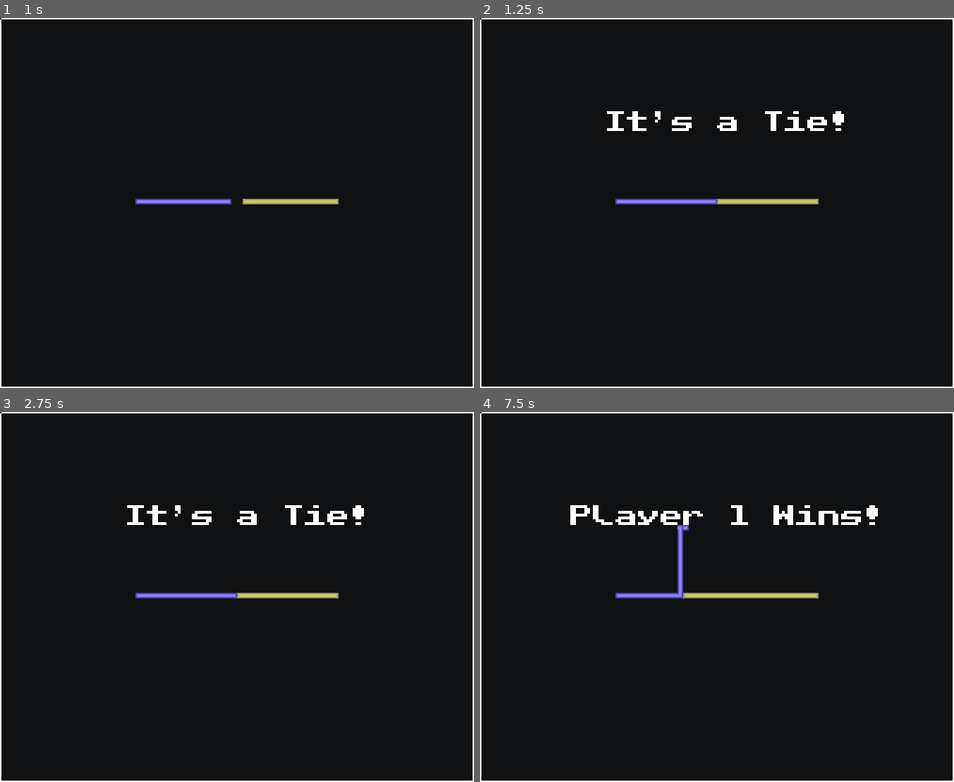
Above: before the commit, frames 1-4 (two rows, left to right).
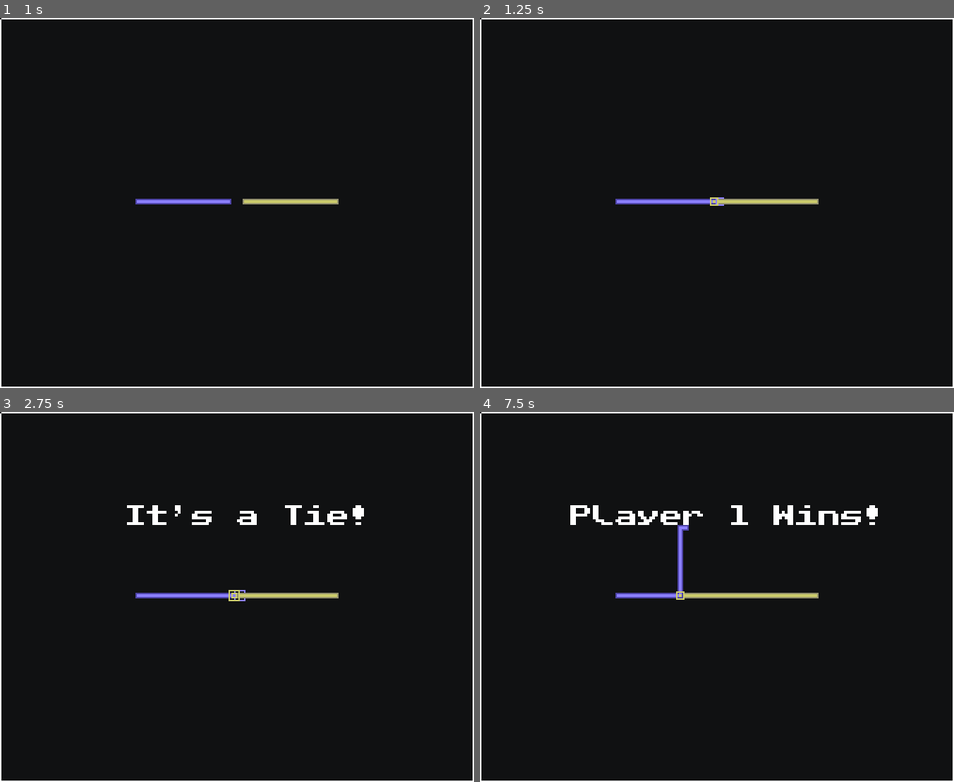
Above: after the commit, the same moments.

Repository: matthewkayin/lightcycle
Game: Godot game, scene res://main.tscn
Same seed, same stepped clock (60 frames per second), same inputs: the game is played once before the commit and once after it.
Inputs (mouse positions are in pixels of both pictures, inside the frame that each line leads up to):
- Up to frame 1 (1 s): move the mouse to (341, 184) at 0.52 s; hold D (p1_right) from 0.53 s (still down); hold 1 (one_player) from 0.53 s (still down); click (341, 184) at 0.67 s
- Up to frame 2 (1.25 s): keep holding D (p1_right); keep holding 1 (one_player)
- Up to frame 3 (2.75 s): move the mouse to (142, 615) at 1.27 s; release D (p1_right) at 1.28 s; release 1 (one_player) at 1.28 s; hold S (p1_down) 1.28-2.03 s; tap F (p1_a) at 1.35 s; move the mouse to (284, 515) at 2.02 s; hold D (p1_right) from 2.03 s (still down); tap , (p2_a) at 2.1 s
- Up to frame 4 (7.5 s): move the mouse to (693, 671) at 2.77 s; release D (p1_right) at 2.78 s; hold W (p1_up) 2.78-3.53 s; tap 1 (one_player) at 2.85, 7.35 s; click (693, 671) at 2.92 s; tap Enter at 3.5 s; move the mouse to (859, 652) at 3.52 s; hold A (p1_left) 3.53-5.03 s; tap F (p1_a) at 3.6, 5.85 s; move the mouse to (574, 541) at 4.27 s; tap , (p2_a) at 4.35, 6.6 s; move the mouse to (740, 597) at 5.02 s; hold S (p1_down) 5.03-5.78 s; hold 1 (one_player) 5.03-5.78 s; click (740, 597) at 5.17 s; tap Space at 5.75 s; move the mouse to (645, 504) at 5.77 s; hold D (p1_right) 5.78-6.53 s; move the mouse to (821, 578) at 6.52 s; hold W (p1_up) 6.53-7.28 s; move the mouse to (622, 615) at 7.27 s; hold D (p1_right) from 7.28 s (still down); click (622, 615) at 7.42 s

Frame 1 is identical in both runs. In frame 2, 0.8% of the frame differs, in the area x 26-77%, y 25-51%; in frame 3, less than 0.1%; in frame 4, less than 0.1%.

Commit message:
ship it!

Diff:
--- a/main.gd
+++ b/main.gd
@@ -1,9 +1,11 @@
 extends Node2D
 
 @onready var move_timer = $move_timer
+@onready var delay_timer = $delay_timer
 @onready var player1 = $player1
 @onready var player2 = $player2
 @onready var label = $label
+@onready var death_sound = $death_sound
 
 enum State {
 	RUNNING,
@@ -23,10 +25,15 @@
 func _ready() -> void:
 	grid.resize(GRID_SIZE)
 	move_timer.timeout.connect(_on_timeout)
+	delay_timer.timeout.connect(_on_delay_timer_timeout)
 	self.set_running()
+
+func _on_delay_timer_timeout():
+	label.visible = true
 
 func set_running():
 	label.text = ""
+	label.visible = false
 	player1.setup(CELL_SIZE)
 	player2.setup(CELL_SIZE)
 	grid.resize(GRID_SIZE)
@@ -36,6 +43,7 @@
 
 func set_game_over(message: String):
 	label.text = message
+	self.delay_timer.start()
 	self.move_timer.stop()
 	self.state = State.GAME_OVER
 
--- a/main.tscn
+++ b/main.tscn
@@ -5,7 +5,96 @@
 [ext_resource type="Script" uid="uid://b2ce2lyvtd1tq" path="res://background.gd" id="2_h2yge"]
 [ext_resource type="Script" uid="uid://bkbetdgxmlakh" path="res://player.gd" id="3_h2yge"]
 [ext_resource type="Texture2D" uid="uid://dev474l6ypbtc" path="res://purple.png" id="4_lquwl"]
+[ext_resource type="Texture2D" uid="uid://d0tb5gfe3gnpn" path="res://purple_death.png" id="5_5vw27"]
 [ext_resource type="Texture2D" uid="uid://dc6o6004k870e" path="res://yellow.png" id="5_7mycd"]
+[ext_resource type="Texture2D" uid="uid://comg8rfaefu56" path="res://yellow_death.png" id="7_kek77"]
+[ext_resource type="AudioStream" uid="uid://bslog4svjk78s" path="res://death.WAV" id="9_kek77"]
+
+[sub_resource type="AtlasTexture" id="AtlasTexture_4c57u"]
+atlas = ExtResource("5_5vw27")
+region = Rect2(0, 0, 16, 16)
+
+[sub_resource type="AtlasTexture" id="AtlasTexture_efxa6"]
+atlas = ExtResource("5_5vw27")
+region = Rect2(16, 0, 16, 16)
+
+[sub_resource type="AtlasTexture" id="AtlasTexture_dg77c"]
+atlas = ExtResource("5_5vw27")
+region = Rect2(32, 0, 16, 16)
+
+[sub_resource type="AtlasTexture" id="AtlasTexture_ycdy4"]
+atlas = ExtResource("5_5vw27")
+region = Rect2(48, 0, 16, 16)
+
+[sub_resource type="AtlasTexture" id="AtlasTexture_w48qg"]
+atlas = ExtResource("5_5vw27")
+region = Rect2(64, 0, 16, 16)
+
+[sub_resource type="SpriteFrames" id="SpriteFrames_fixqm"]
+animations = [{
+"frames": [{
+"duration": 1.0,
+"texture": SubResource("AtlasTexture_4c57u")
+}, {
+"duration": 1.0,
+"texture": SubResource("AtlasTexture_efxa6")
+}, {
+"duration": 1.0,
+"texture": SubResource("AtlasTexture_dg77c")
+}, {
+"duration": 1.0,
+"texture": SubResource("AtlasTexture_ycdy4")
+}, {
+"duration": 1.0,
+"texture": SubResource("AtlasTexture_w48qg")
+}],
+"loop": 0,
+"name": &"default",
+"speed": 12.0
+}]
+
+[sub_resource type="AtlasTexture" id="AtlasTexture_vivmo"]
+atlas = ExtResource("7_kek77")
+region = Rect2(0, 0, 16, 16)
+
+[sub_resource type="AtlasTexture" id="AtlasTexture_2cqfq"]
+atlas = ExtResource("7_kek77")
+region = Rect2(16, 0, 16, 16)
+
+[sub_resource type="AtlasTexture" id="AtlasTexture_yaehf"]
+atlas = ExtResource("7_kek77")
+region = Rect2(32, 0, 16, 16)
+
+[sub_resource type="AtlasTexture" id="AtlasTexture_074og"]
+atlas = ExtResource("7_kek77")
+region = Rect2(48, 0, 16, 16)
+
+[sub_resource type="AtlasTexture" id="AtlasTexture_cegan"]
+atlas = ExtResource("7_kek77")
+region = Rect2(64, 0, 16, 16)
+
+[sub_resource type="SpriteFrames" id="SpriteFrames_vdees"]
+animations = [{
+"frames": [{
+"duration": 1.0,
+"texture": SubResource("AtlasTexture_vivmo")
+}, {
+"duration": 1.0,
+"texture": SubResource("AtlasTexture_2cqfq")
+}, {
+"duration": 1.0,
+"texture": SubResource("AtlasTexture_yaehf")
+}, {
+"duration": 1.0,
+"texture": SubResource("AtlasTexture_074og")
+}, {
+"duration": 1.0,
+"texture": SubResource("AtlasTexture_cegan")
+}],
+"loop": 0,
+"name": &"default",
+"speed": 12.0
+}]
 
 [sub_resource type="LabelSettings" id="LabelSettings_fixqm"]
 font = ExtResource("2_0xm2m")
@@ -18,6 +107,9 @@
 offset_bottom = 262.0
 color = Color(0.0627451, 0.06666667, 0.07058824, 1)
 script = ExtResource("2_h2yge")
+
+[node name="delay_timer" type="Timer" parent="." unique_id=1914887210]
+wait_time = 0.5
 
 [node name="move_timer" type="Timer" parent="." unique_id=135127577]
 wait_time = 0.06
@@ -36,6 +128,10 @@
 offset_bottom = 132.0
 color = Color(0.45882353, 0.4, 1, 1)
 
+[node name="death_anim" type="AnimatedSprite2D" parent="player1" unique_id=1810791412]
+visible = false
+sprite_frames = SubResource("SpriteFrames_fixqm")
+
 [node name="player2" type="Node2D" parent="." unique_id=1970382759]
 script = ExtResource("3_h2yge")
 player = "p2"
@@ -48,6 +144,10 @@
 offset_right = 242.0
 offset_bottom = 132.0
 color = Color(0.7294118, 0.7294118, 0.3882353, 1)
+
+[node name="death_anim" type="AnimatedSprite2D" parent="player2" unique_id=1428319370]
+visible = false
+sprite_frames = SubResource("SpriteFrames_vdees")
 
 [node name="label" type="Label" parent="." unique_id=1691384329]
 anchors_preset = 8
@@ -63,3 +163,6 @@
 grow_vertical = 2
 label_settings = SubResource("LabelSettings_fixqm")
 horizontal_alignment = 1
+
+[node name="death_sound" type="AudioStreamPlayer" parent="." unique_id=1510842910]
+stream = ExtResource("9_kek77")
--- a/player.gd
+++ b/player.gd
@@ -5,6 +5,7 @@
 @export var texture: Texture2D
 
 @onready var debug_head = $debug_head
+@onready var death_anim = $death_anim
 
 var CELL_SIZE: int
 var tail: Array[Vector2i] = []
@@ -21,7 +22,7 @@
 
 const SpriteLookup = [
 	0, 4, 1, 3,
-	3, 0, 6, 2,
+	4, 0, 5, 2,
 	1, 5, 0, 6,
 	3, 2, 6, 0
 ]
@@ -42,6 +43,16 @@
 		player + "_down",
 		player + "_left"
 	]
+	self.death_anim.animation_finished.connect(_on_animation_finished)
+
+func play_death_animation():
+	self.get_parent().death_sound.play()
+	self.death_anim.visible = true
+	self.death_anim.play()
+
+func _on_animation_finished():
+	self.death_anim.stop()
+	self.death_anim.visible = false
 
 func setup(with_cell_size: int):
 	self.CELL_SIZE = with_cell_size
@@ -59,6 +70,8 @@
 	var grid = get_parent()
 	if grid.is_blocked(next):
 		self.is_dead = true
+		self.death_anim.position = Vector2(next * CELL_SIZE) + Vector2(CELL_SIZE / 2, CELL_SIZE / 2)
+		self.play_death_animation()
 		return
 	grid.set_blocked(next, true)
 	tail.push_back(next)
Not shown, added: death.WAV.import
Binary file added: purple_death.png
Not shown, added: purple_death.png.import
Binary file added: purple_death_3.ase
Binary file added: yellow_death.png
Not shown, added: yellow_death.png.import
Not shown, added: death.WAV
